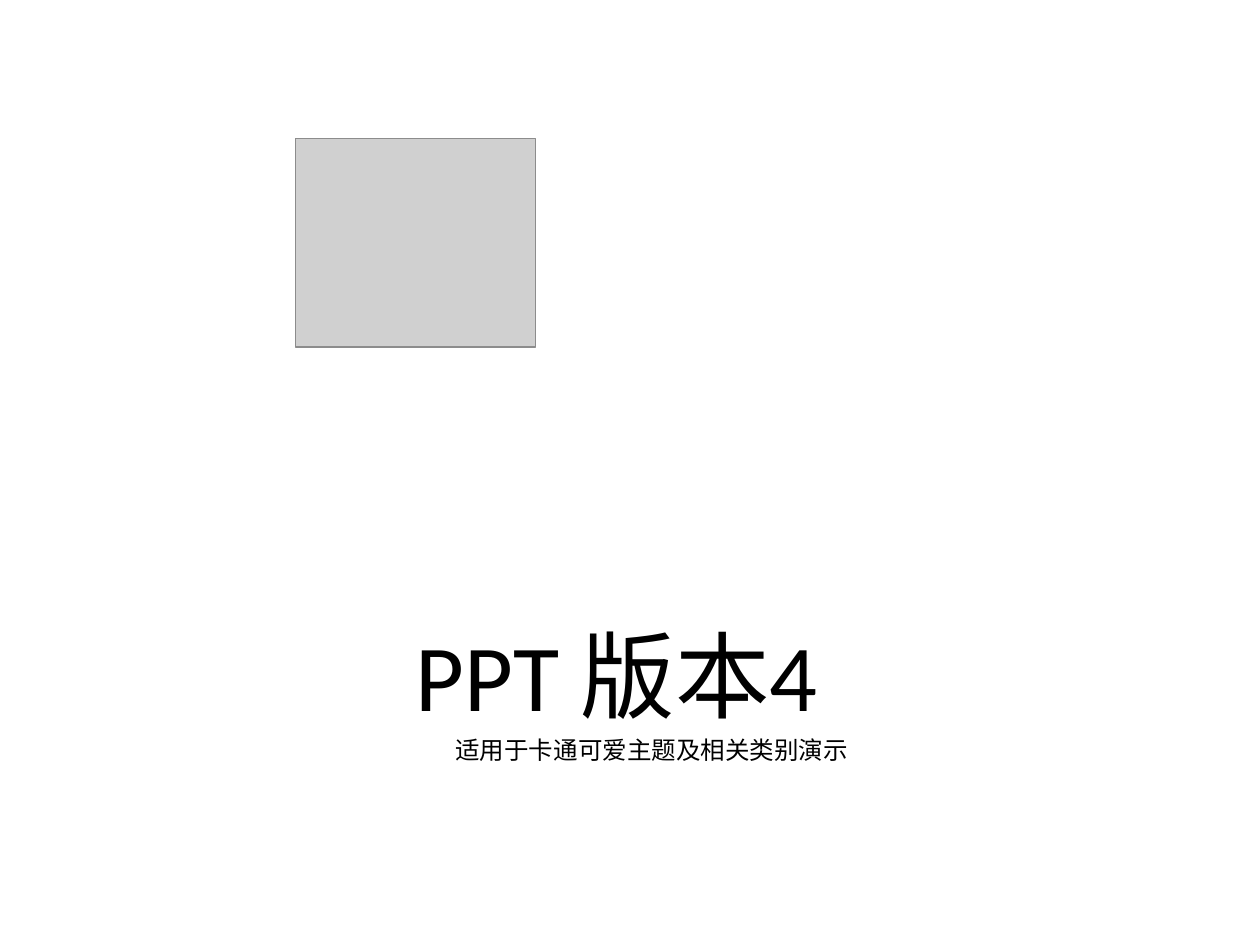
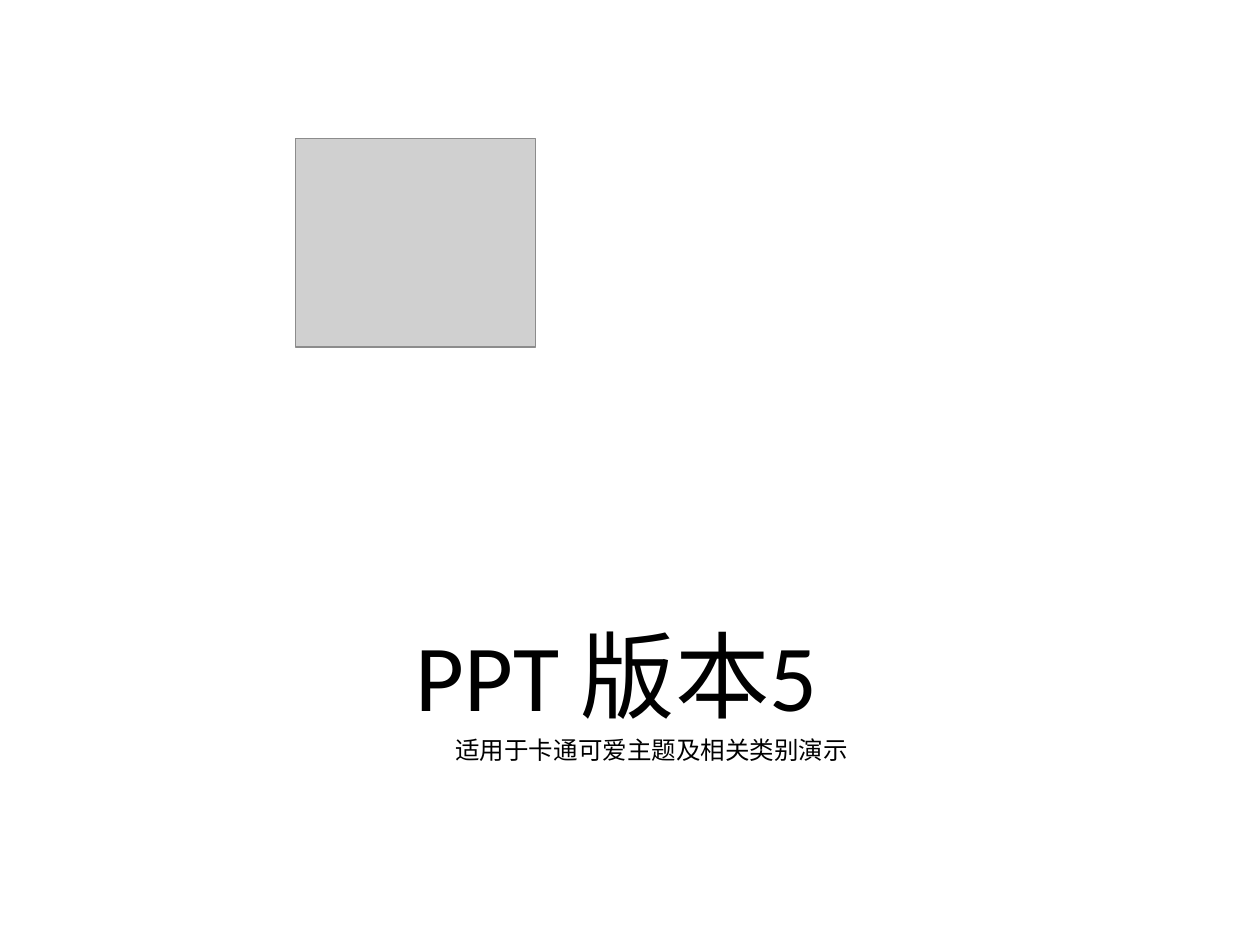
Before and after one commit to ygkee/PPTGit, a slide deck: slide 1 of ppt3480.ppt. Drawn at 1260x945 pixels with LibreOffice and Linux fonts; fonts in the diff are those of the drawing; grey boxes stand for pictures; background and template pictures are left out. Boxes give left, top, right and bottom in pixels: in the first picture for what was removed or moved away, otherwise in the second. Text is boxed around its words. In the diff, an @@ line names an element or a change of style, - is before the commit and + after.

Commit message:
ver 5

```diff
--- a/ppt3480.ppt
+++ b/ppt3480.ppt
@@ text at (416, 631, 818, 719): text changed @@
-PPT 版本4
+PPT 版本5
```
